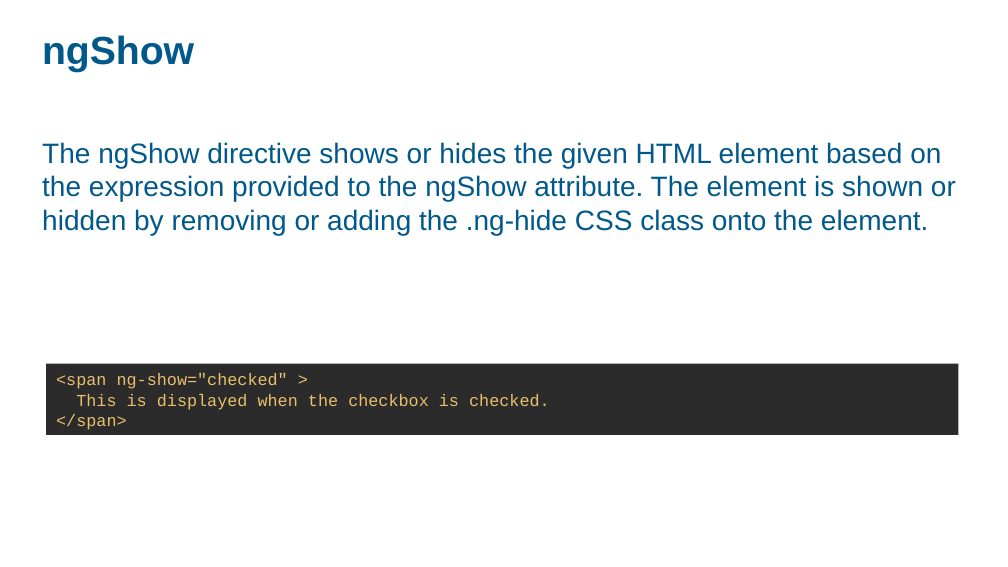
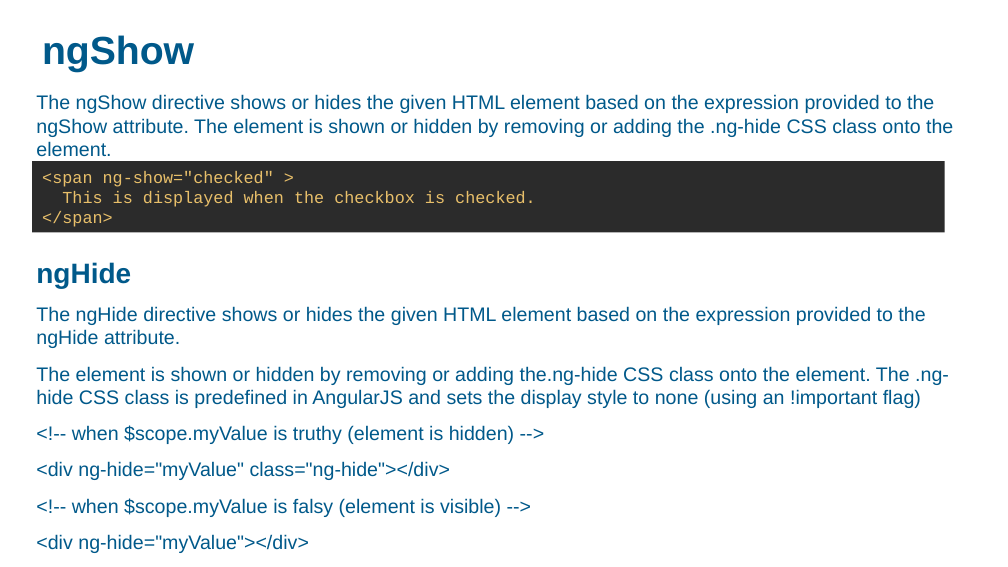
Before and after one commit to ashok07iet/angular-sample-code, a slide deck: slide 45 of doc/AngularJS.pptx (slide 38 before the commit). Drawn at 1008x567 pixels with LibreOffice and Linux fonts; fonts in the diff are those of the drawing; background and template pictures are left out. Boxes give left, top, right and bottom in pixels: in the first picture for what was removed or moved away, otherwise in the second. Text is boxed around its words. In the diff, an @@ line names an element or a change of style, - is before the commit and + after.

```diff
--- a/doc/AngularJS.pptx
+++ b/doc/AngularJS.pptx
@@ text "The ngShow directive shows or ...": place and size @@
-text "The ngShow directive shows or ..." at (42, 142, 956, 235)
+text "The ngShow directive shows or ..." at (36, 94, 953, 553)
@@ text at (36, 94, 953, 157): size 20 to 14 pt in "The ngShow directive shows or hides the ..." @@
@@ rectangle "<span ng-show="checked" >": place and size @@
-rectangle "<span ng-show="checked" >" at (46, 364, 959, 435)
+rectangle "<span ng-show="checked" >" at (32, 161, 944, 233)
@@ text at (36, 262, 949, 553): paragraphs added @@
+ngHide
+The ngHide directive shows or hides the given HTML element based on the expression provided to the ngHide attribute.
+The element is shown or hidden by removing or adding the.ng-hide CSS class onto the element. The .ng-hide CSS class is predefined in AngularJS and sets the display style to none (using an !important flag)
+<!-- when $scope.myValue is truthy (element is hidden) -->
+<div ng-hide="myValue" class="ng-hide"></div>
+<!-- when $scope.myValue is falsy (element is visible) -->
+<div ng-hide="myValue"></div>
```
Also in this commit, not shown: 2 other slides changed, 8 slides added, 24 other files.
